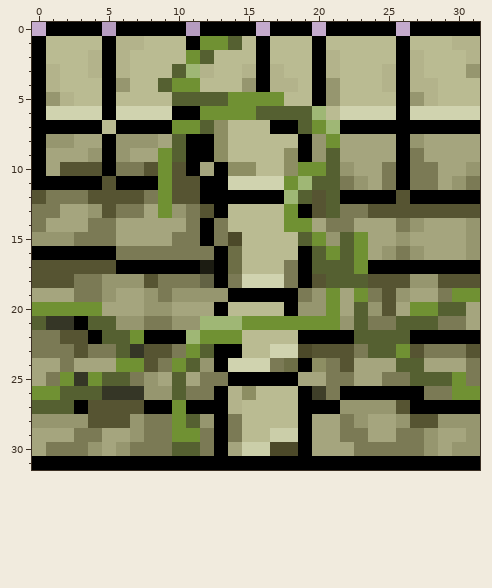
Two states of a pixel-art sprite, Assets/Sprites/VineWalls/VineWallT.png. Above is the file before it was changed.
The file is 32x32 pixels. Colours within 5 levels of each other are drawn and written as one.
The same view after the edit:
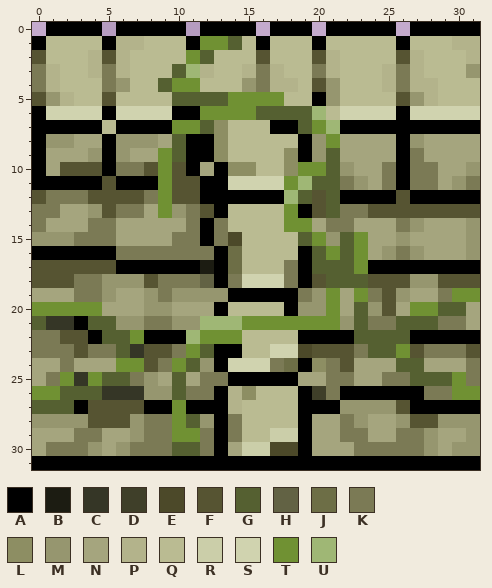
Palette (. is transparent): A #000000  B #1c1c12  C #353626  D #3f3f29  E #4c4929  F #565432  G #556031  H #626244  J #6d6e46  K #7b7a55  L #8d8e63  M #96966f  N #a5a57e  P #b3b38b  Q #babb92  R #cbcea9  S #d0d3af  T #709133  U #9fb775
Diff:
y 2: x 0 A -> F; x 5 A -> F; x 16 A -> F; x 20 A -> F; x 26 A -> F
y 3: x 0 A -> K; x 5 A -> K; x 16 A -> K; x 20 A -> K; x 26 A -> K
y 4: x 0 A -> K; x 5 A -> K; x 16 A -> K; x 20 A -> F; x 26 A -> K
y 5: x 0 A -> F; x 5 A -> F; x 26 A -> F
Pixel boxes of the changes (left, top, right, bottom) in both pictures:
changed: (32, 50, 116, 106)
changed: (256, 50, 326, 92)
changed: (396, 50, 410, 106)
